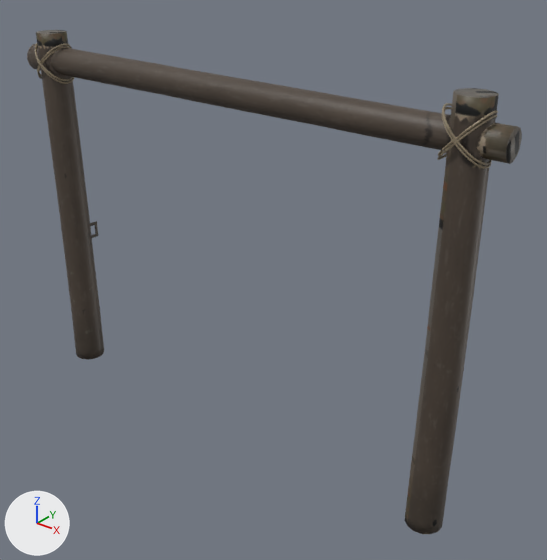
One commit to the FBX model assets/laptop2/SiegeGate/Gate/SM_SiegeGate_Frame.fbx: the scene before it, then after it.
Rendered twice from a 50 mm camera at (6.1, -6.62, 6.24) aimed at (0.55, 0.31, 1.94). The lights are fixed; the arrows at lower left show +X, +Y and +Z. The first picture is the older version. Vertices at exactly the same position are counted once.

In view in the first picture: 'SM_SiegeGate_Frame'.
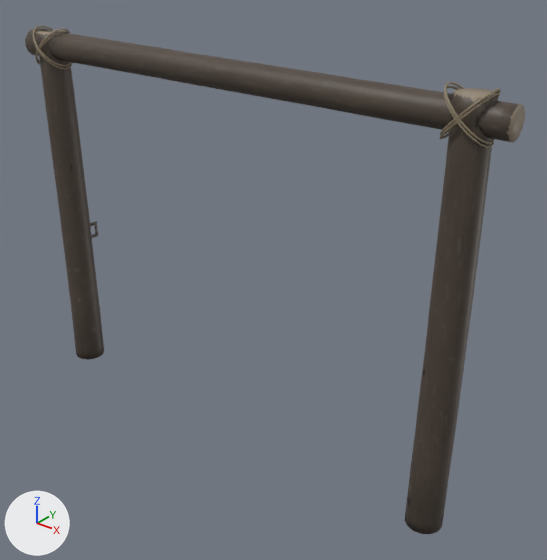
Edits to the bpy script that builds the scene:
```text
Change me_sm_siegegate_001:
    used by ob_sm_siegegate_frame; location = (0.0, 0.0, 0.0)
    remove me_sm_siegegate_001.from_pydata(...)  # 4906 vertices, 4952 faces; spans x -3.58..3.58, y -0.25..0.33, z -0.4..4.75
    add me_sm_siegegate_001.from_pydata(...)  # 4906 vertices, 4952 faces; spans x -3.58..3.58, y -0.25..0.33, z -0.4..4.82
    me_sm_siegegate_001 part 1: the loose piece of 730 vertices spanning x -3.58..3.58, y -0.16..0.24, z 4.16..4.56 is moved by (0.0, 0.0, 0.2)
    me_sm_siegegate_001 part 2: the loose piece of 1518 vertices spanning x -3.38..-2.88, y -0.25..0.25, z 4.08..4.62 is moved by (0.0, 0.0, 0.2)
    me_sm_siegegate_001 part 3: the loose piece of 1518 vertices spanning x 2.88..3.38, y -0.25..0.25, z 4.08..4.62 is moved by (0.0, 0.0, 0.2)
    me_sm_siegegate_001 part 4: texture (UV) coordinates of 4700 of 4952 faces, centred in x -3.58..3.58, y -0.25..0.32, z -0.4..4.75, changed; they spanned u 0.0..0.49, v 0.0..0.9 and now span u 0.0..0.67, v 0.0..0.92
```

Pixel boxes [x1, y1, x2, y2] of what changed, in the pictures (547 x 560 px; the box of a moved part takes in the faces that stretch with it):
'SM_SiegeGate_Frame', reshaped, surface changed: before [27, 30, 522, 534]; after [25, 26, 525, 534]
part 1 of me_sm_siegegate_001, moved or reshaped: before [27, 44, 522, 164]; after [25, 29, 525, 142]
part 2 of me_sm_siegegate_001, moved or reshaped: before [35, 43, 74, 84]; after [33, 26, 73, 69]
part 3 of me_sm_siegegate_001, moved or reshaped: before [437, 103, 498, 169]; after [439, 82, 501, 148]
part 4 of me_sm_siegegate_001, surface changed: [35, 30, 521, 528] in both
